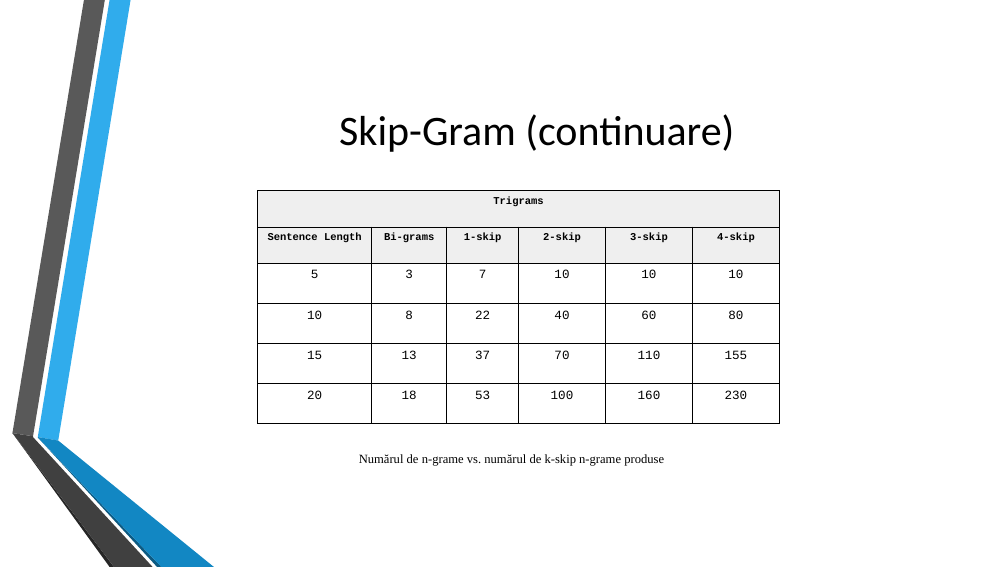
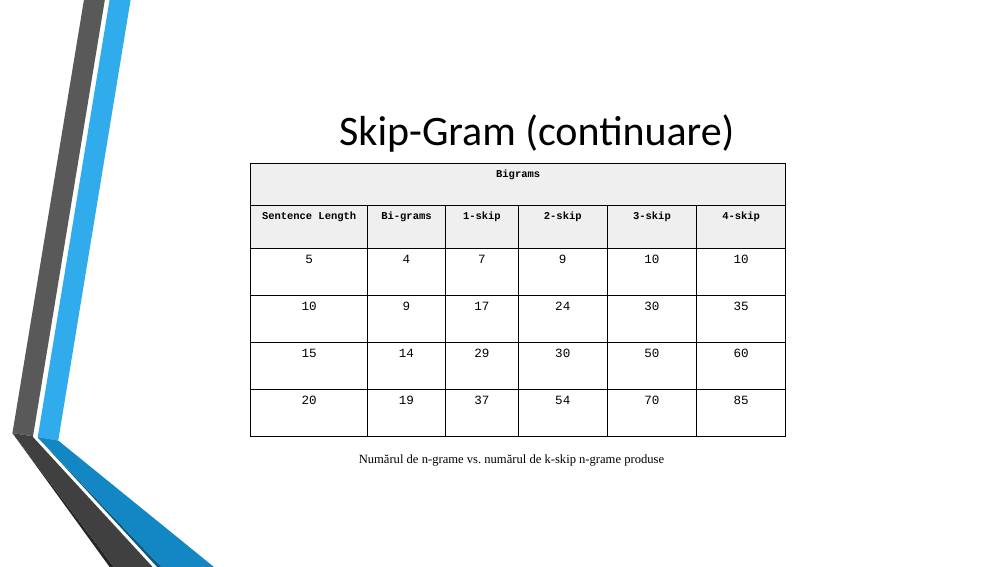
Before and after one commit to mihai2121/dis_2017, a slide deck: slide 6 of Prezentare -Colban Mihai.pptx (slide 5 before the commit). Drawn at 1008x567 pixels with LibreOffice and Linux fonts; fonts in the diff are those of the drawing; background and template pictures are left out. Boxes give left, top, right and bottom in pixels: in the first picture for what was removed or moved away, otherwise in the second. Text is boxed around its words. In the diff, an @@ line names an element or a change of style, - is before the commit and + after.

```diff
--- a/Prezentare -Colban Mihai.pptx
+++ b/Prezentare -Colban Mihai.pptx
@@ table at [250,163,786,436] @@
-row 1, column 1: Trigrams
+row 1, column 1: Bigrams
-row 3, column 2: 3
+row 3, column 2: 4
-row 3, column 4: 10
+row 3, column 4: 9
-row 4: 10 | 8 | 22 | 40 | 60 | 80
+row 4: 10 | 9 | 17 | 24 | 30 | 35
-row 5: 15 | 13 | 37 | 70 | 110 | 155
+row 5: 15 | 14 | 29 | 30 | 50 | 60
-row 6: 20 | 18 | 53 | 100 | 160 | 230
+row 6: 20 | 19 | 37 | 54 | 70 | 85
@@ table: place and size @@
-table at [258,191,780,423]
+table at [250,163,786,436]
```
Also in this commit, not shown: 5 other slides changed, 1 slide added.
